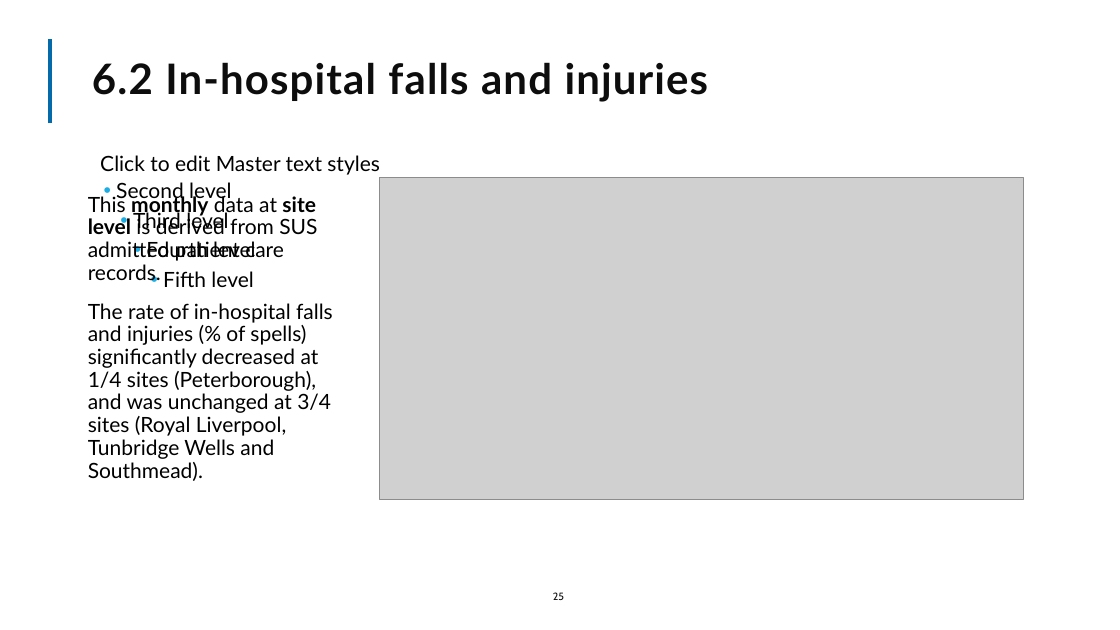
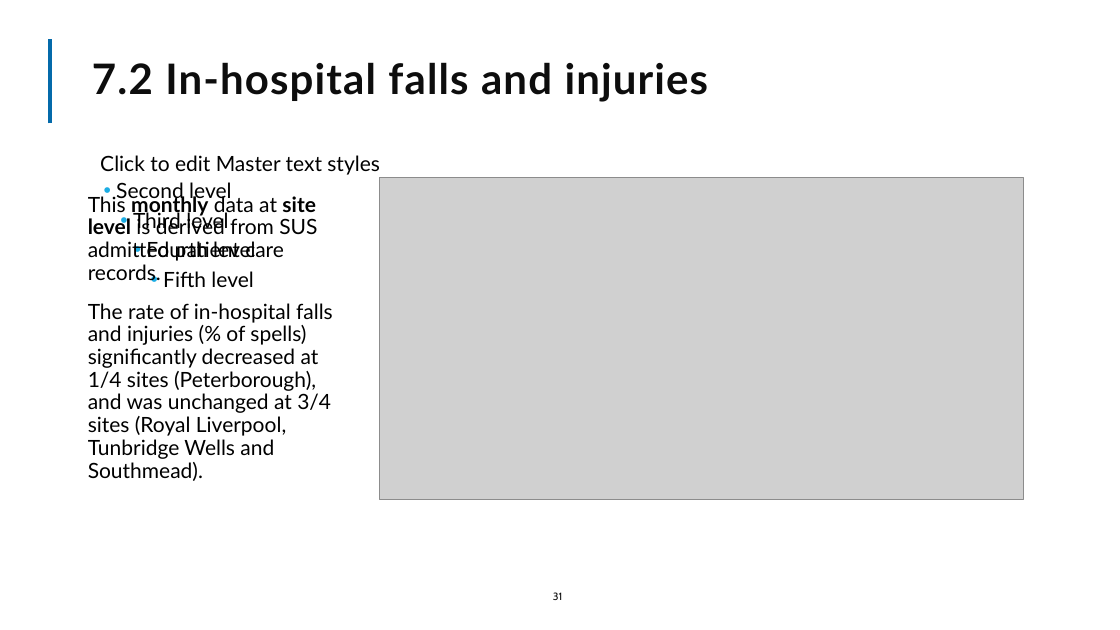
Before and after one commit to The-Strategy-Unit/nhp_sbr_impacts, a slide deck: slide 31 of NHP_SBR impacts_2024.pptx (slide 25 before the commit). Drawn at 1120x630 pixels with LibreOffice and Linux fonts; fonts in the diff are those of the drawing; grey boxes stand for pictures; background and template pictures are left out. Boxes give left, top, right and bottom in pixels: in the first picture for what was removed or moved away, otherwise in the second. Text is boxed around its words. In the diff, an @@ line names an element or a change of style, - is before the commit and + after.

Commit message:
Add/changes images to use in ppt render. Updated all text for presentation and latest render output.

```diff
--- a/NHP_SBR impacts_2024.pptx
+++ b/NHP_SBR impacts_2024.pptx
@@ title at (92,62,709,102): text changed @@
-6.2 In-hospital falls and injuries
+7.2 In-hospital falls and injuries
@@ page number at (553,592,562,600): text changed @@
-25
+31
```
Also in this commit, not shown: 30 other slides changed, 10 slides added, 3 other files.
